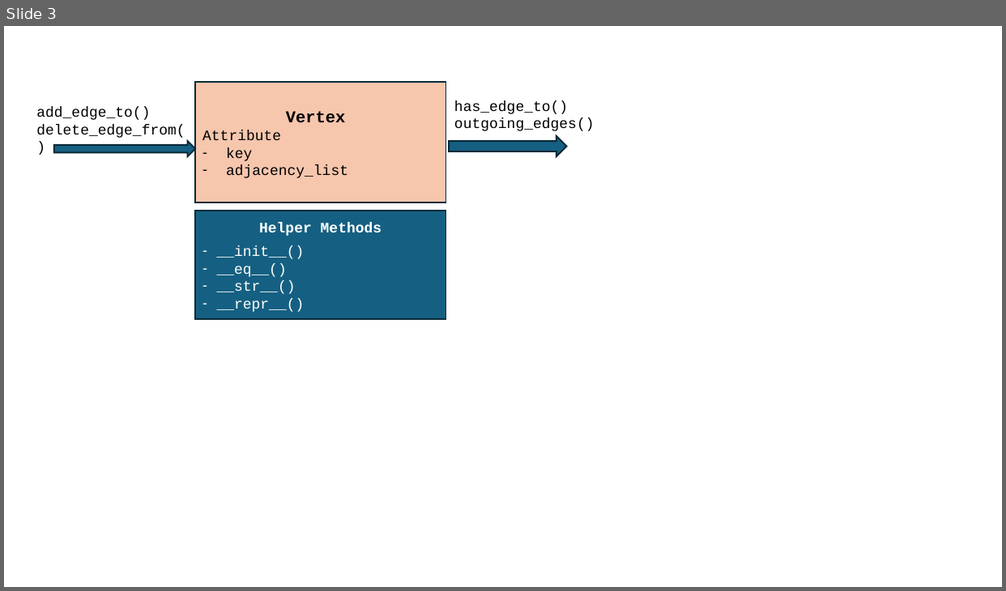
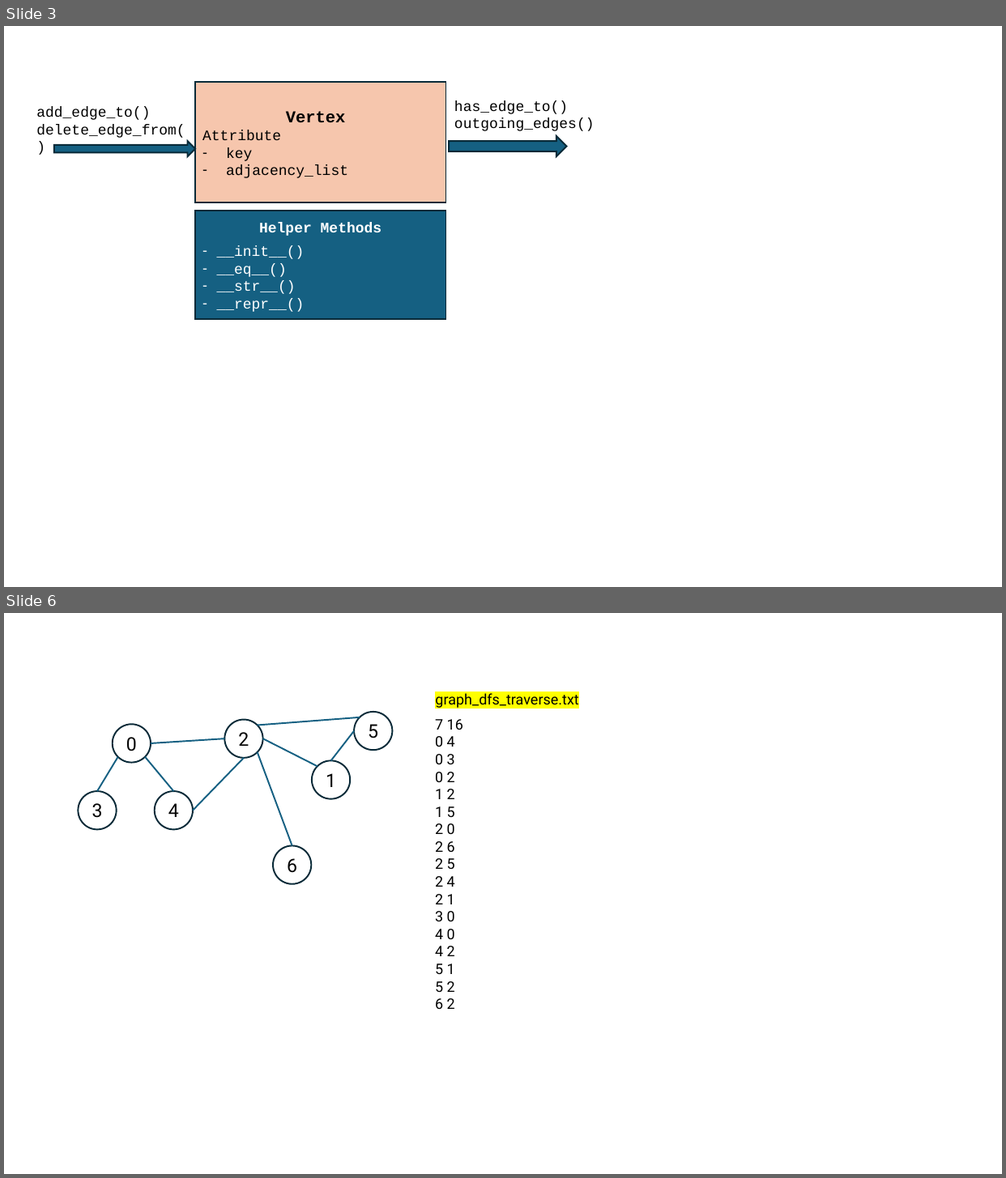
Before and after one commit to mingfujacky/Lecture-DSA-2.0, a slide deck: asset/ppt/ch10_graph.pptx. Shown one above the other, each under a label of ours: slide 3 before the commit, slides 3 and 6 after it; the slides between them are not shown. The pictures are 1006x591 and 1006x1178 pixels, drawn with LibreOffice and Linux fonts; fonts in the diff are those of the drawing. Boxes give left, top, right and bottom in pixels: in the first picture for what was removed or moved away, otherwise in the second. Text is boxed around its words. In the diff, an @@ line names an element or a change of style, - is before the commit and + after.

```diff
--- a/asset/ppt/ch10_graph.pptx
+++ b/asset/ppt/ch10_graph.pptx
@@ slide 6 added at bbox=[4, 613, 1002, 1174], background #FFFFFF @@
@@ text added at bbox=[435, 693, 578, 709], 14 pt, text #000000 @@
+graph_dfs_traverse.txt
@@ group added at bbox=[78, 712, 393, 884]: 8 lines, 7 ellipses @@
+0
+3
+4
+2
+1
+6
+5
@@ text added at bbox=[435, 719, 463, 1009], 14 pt, text #000000 @@
+7 16
+0 4
+0 3
+0 2
+1 2
+1 5
+2 0
+2 6
+2 5
+2 4
+2 1
+3 0
+4 0
+4 2
+5 1
+5 2
+6 2
```
Also in this commit, not shown: 1 slide changed, 2 other slides added, 12 other files.
